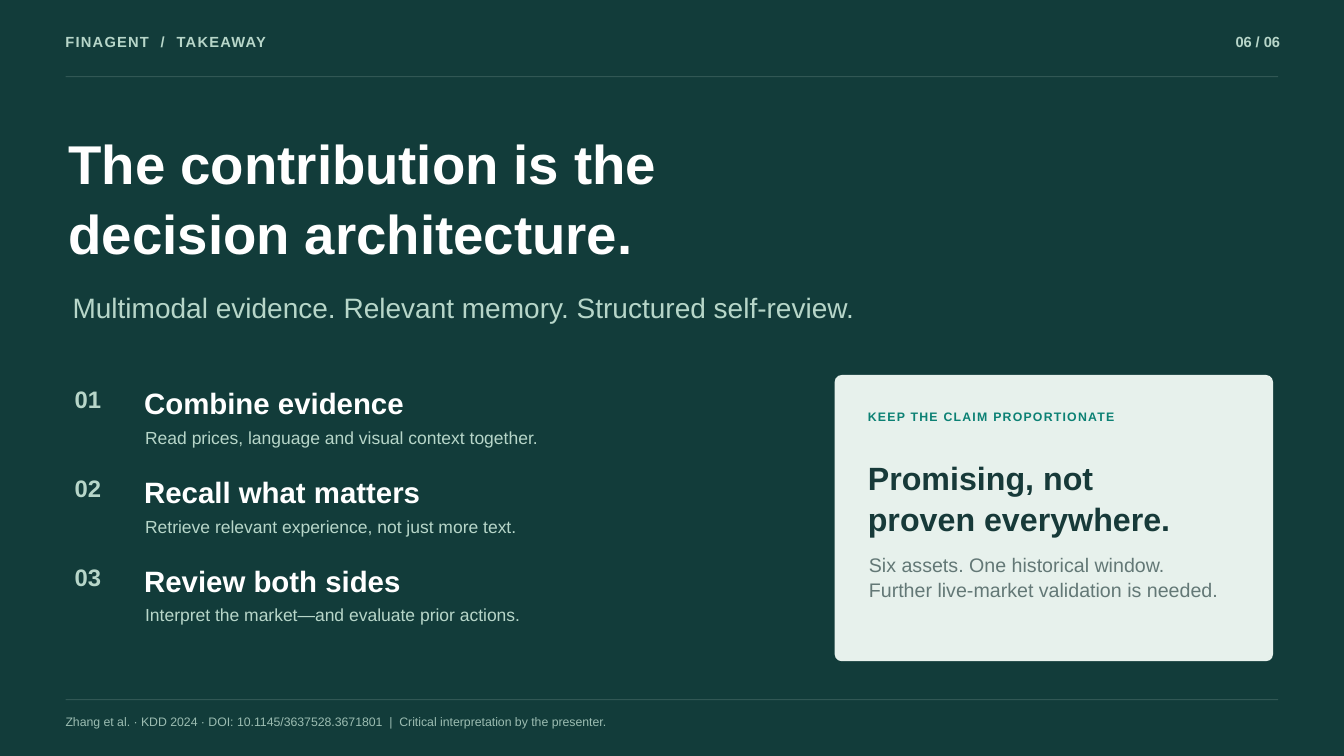
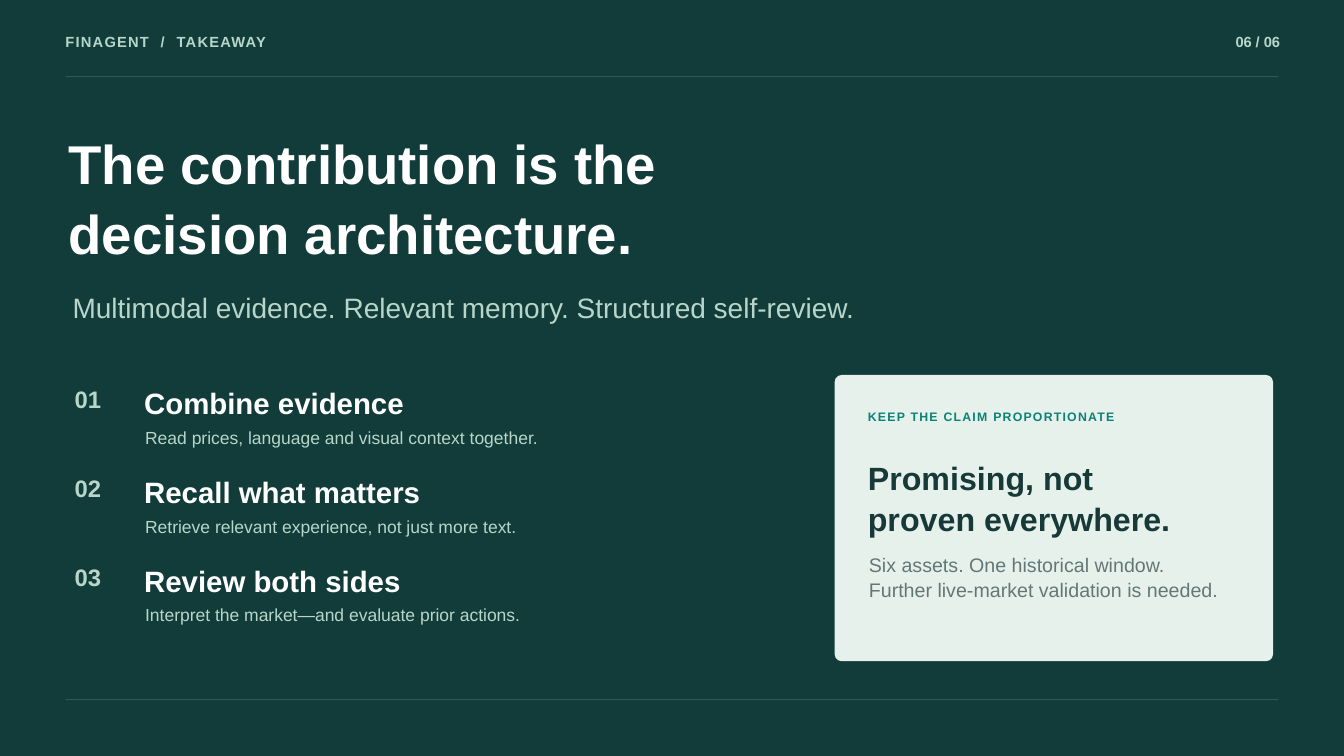
Before and after one commit to Freezingc/fintech-course-ppts, a slide deck: slide 6 of presentations/FinAgent_张云帆.pptx. Drawn at 1344x756 pixels with LibreOffice and Linux fonts; fonts in the diff are those of the drawing. Boxes give left, top, right and bottom in pixels: in the first picture for what was removed or moved away, otherwise in the second. Text is boxed around its words. In the diff, an @@ line names an element or a change of style, - is before the commit and + after.

```diff
--- a/presentations/FinAgent_张云帆.pptx
+++ b/presentations/FinAgent_张云帆.pptx
@@ text removed at <box>66,717,606,729</box> @@
-Zhang et al. · KDD 2024 · DOI: 10.1145/3637528.3671801 | Critical interpretation by the presenter.
```
Also in this commit, not shown: 6 other slides changed, 1 other file.
